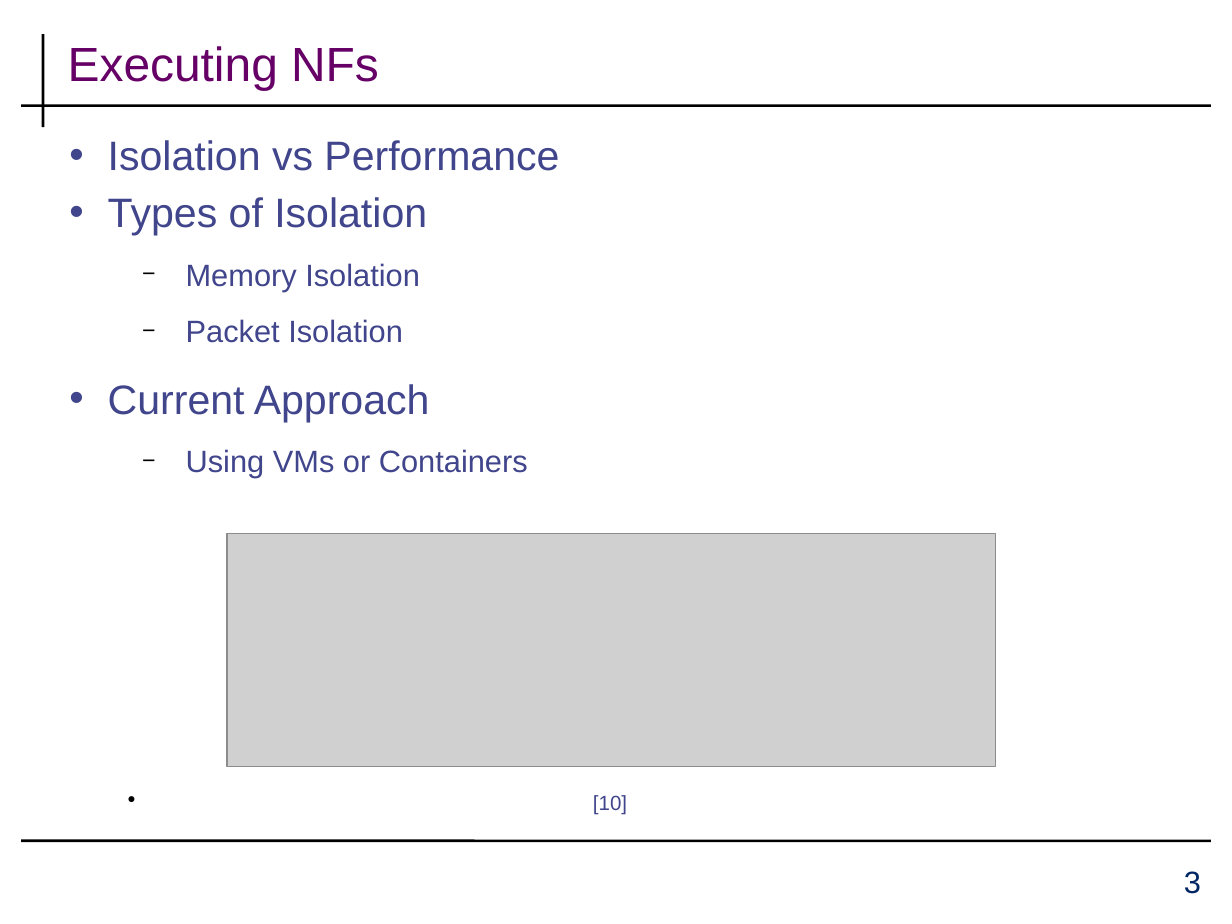
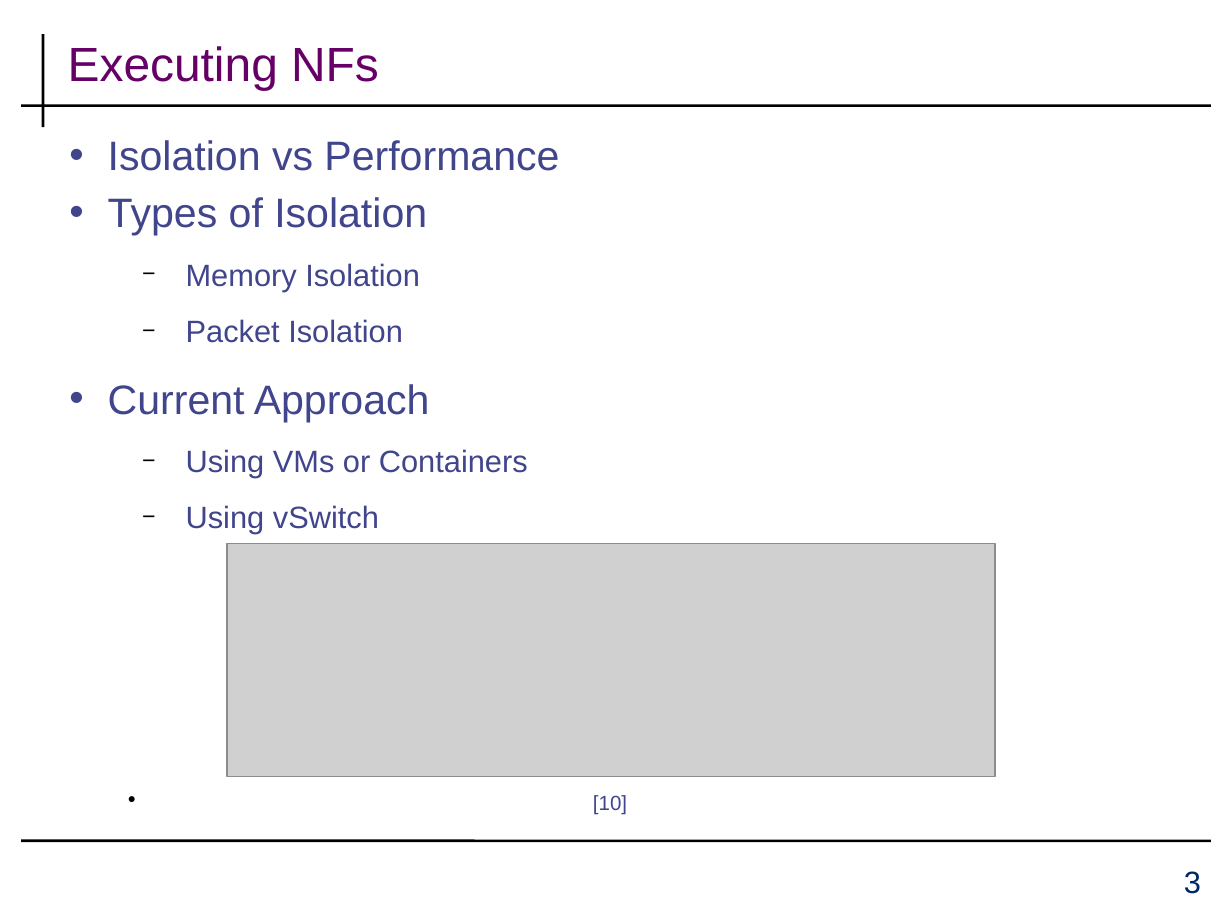
Before and after one commit to aahad91/seminar-cans, a slide deck: slide 3 of docs/template.pptx. Drawn at 1232x924 pixels with LibreOffice and Linux fonts; fonts in the diff are those of the drawing; grey boxes stand for pictures; background and template pictures are left out. Boxes give left, top, right and bottom in pixels: in the first picture for what was removed or moved away, otherwise in the second. Text is boxed around its words. In the diff, an @@ line names an element or a change of style, - is before the commit and + after.

```diff
--- a/docs/template.pptx
+++ b/docs/template.pptx
@@ text at [186,505,379,534]: paragraph added @@
+  − Using vSwitch
@@ picture: place and size @@
-picture at [227,533,995,766]
+picture at [227,543,995,776]
```
Also in this commit, not shown: 6 other slides changed, 2 slides added, 1 other file.
